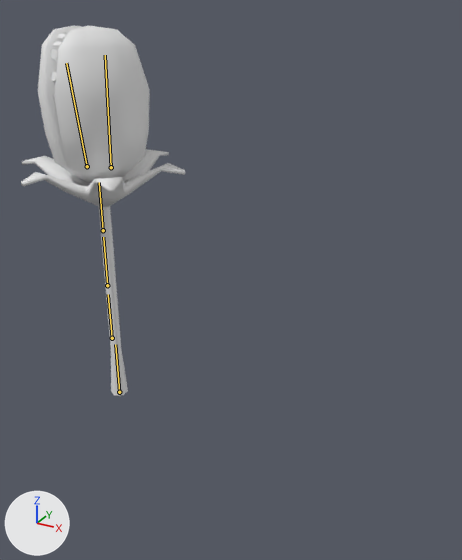
One commit to the Blender file Assets/Models/EnemyPlant/enemy_plant.blend: the scene before it, then after it.
Camera for both pictures: a 50 mm lens placed at (12.42, -14.59, 12.46), pointed at (4.28, 0.21, 5.05). The lights are fixed; the arrows at lower left show +X, +Y and +Z. The bones that bend it are drawn over the model as lines.

Objects in the first picture: 'Body'.
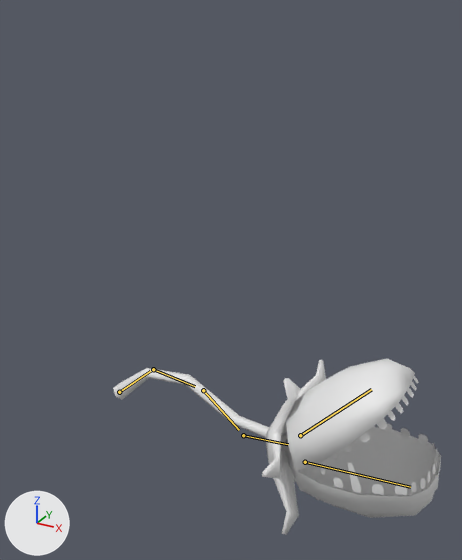
The newer file adds an action. The first version stands in its rest pose; the second is drawn at frame 31 of the action 'Die'.

Where the change shows, as pixel boxes (x1, y1, x2, y2) in the pictures (462 x 560 px):
'Body', posed (99% wider, 52% shorter): before (21, 25, 185, 395); after (113, 358, 441, 535)
bone 'Root', root to tip: before (119, 392) to (115, 344); after (119, 392) to (150, 371)
bone 'Spine1', root to tip: before (112, 338) to (108, 294); after (153, 369) to (195, 386)
bone 'Spine2', root to tip: before (107, 285) to (103, 237); after (203, 390) to (239, 430)
bone 'Spine3', root to tip: before (103, 230) to (99, 182); after (243, 435) to (288, 444)
bone 'Jaw', root to tip: before (87, 166) to (66, 63); after (300, 435) to (371, 389)

The change in detail:
Bone 'Root' (bone_root) turns from (0, 0, 0) to (0, 0, -48) degrees about its own x, y and z.
Bone 'Spine1' (bone_spine1) turns from (0, 0, 0) to (0, 0, -48) degrees about its own x, y and z.
Bone 'Spine2' (bone_spine2) turns from (0, 0, 0) to (0, 0, -34) degrees about its own x, y and z.
Bone 'Spine3' (bone_spine3) turns from (0, 0, 0) to (0, 0, 48) degrees about its own x, y and z.
Bone 'Jaw' (bone_jaw) turns from (0, 0, 0) to (0, 0, 32) degrees about its own x, y and z.
